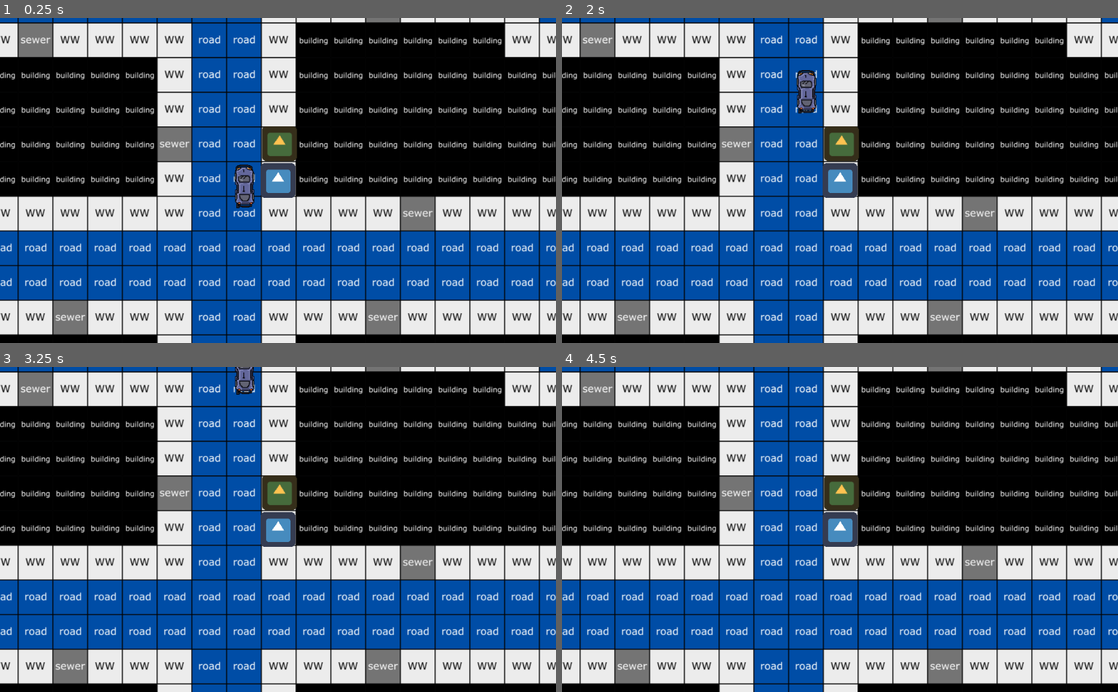
Above: before the commit, frames 1-4 (two rows, left to right).
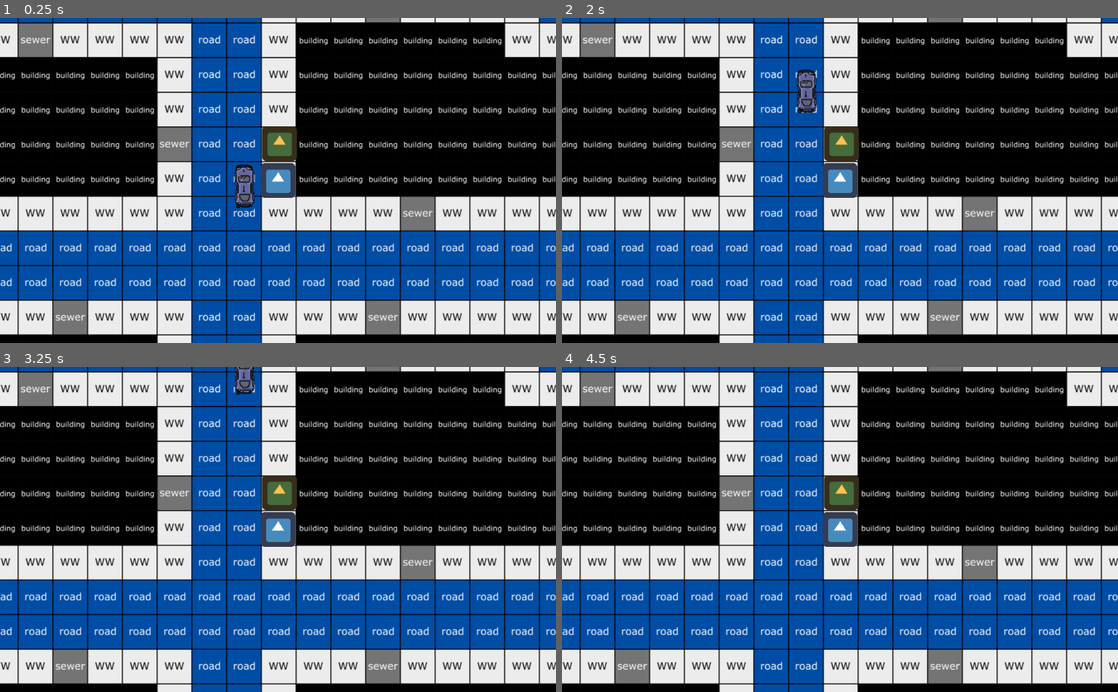
Above: after the commit, the same moments.

Repository: ludum-rlyeh/LD46
Game: Godot game, scene res://Scenes/InGame/Game.tscn
Two runs of this game, one before a commit and one after it. Both use one fixed random seed, a clock stepped at 60 frames per second and the inputs below. This scene is started directly instead of the project's main scene. The engine's default icon, where the game draws it, is replaced by a stand-in: a white triangle on a blue panel in a dark square.
Inputs:
- Up to frame 1 (0.25 s): no input
- Up to frame 2 (2 s): tap Enter at 0.5 s
- Up to frame 3 (3.25 s): no input
- Up to frame 4 (4.5 s): tap Space at 4.25 s

The runs differ from the first frame. In frame 1, less than 0.1% of the frame differs, in the area x 45-46%, y 49-50%; in frame 2, 0.1%, in the area x 42-46%, y 15-30%; in frame 3, less than 0.1%; in frame 4, nothing differs.

Commit message:
Correct bug collision

Diff:
--- a/Scenes/InGame/Elements/Cars/Car.tscn
+++ b/Scenes/InGame/Elements/Cars/Car.tscn
@@ -98,7 +98,7 @@
 [node name="AnimatedSprite" type="AnimatedSprite" parent="Car"]
 position = Vector2( 1.15982, 5.53244 )
 frames = SubResource( 6 )
-frame = 3
+frame = 2
 playing = true
 
 [node name="StateMachine" type="Node" parent="Car"]
@@ -108,6 +108,9 @@
 script = SubResource( 7 )
 
 [node name="CollisionArea" type="Area2D" parent="Car"]
+monitorable = false
+collision_layer = 16
+collision_mask = 0
 
 [node name="CollisionShape2D" type="CollisionShape2D" parent="Car/CollisionArea"]
 shape = SubResource( 8 )
--- a/Scenes/InGame/Elements/Cars/PathTemplate/Cross.tscn
+++ b/Scenes/InGame/Elements/Cars/PathTemplate/Cross.tscn
@@ -35,6 +35,8 @@
 [node name="Trigger" type="Area2D" parent="."]
 scale = Vector2( 3.3, 3.3 )
 monitoring = false
+collision_layer = 0
+collision_mask = 16
 script = SubResource( 2 )
 
 [node name="CollisionShape2D" type="CollisionShape2D" parent="Trigger"]
--- a/Scenes/InGame/Elements/Cars/PathTemplate/TrackPath.tscn
+++ b/Scenes/InGame/Elements/Cars/PathTemplate/TrackPath.tscn
@@ -1,14 +1,13 @@
 [gd_scene load_steps=4 format=2]
 
-[sub_resource type="GDScript" id=4]
+[sub_resource type="GDScript" id=1]
 script/source = "extends Node2D
 
 func get_track_path():
 	return $Paths/PathTrack
 "
 
-[sub_resource type="GDScript" id=1]
-resource_name = "CrossArea"
+[sub_resource type="GDScript" id=2]
 script/source = "extends Area2D
 
 func get_track_path() -> Path2D:
@@ -18,20 +17,22 @@
 	return Enums.TRIGGER_TYPE.CHANGE_TRACK
 "
 
-[sub_resource type="RectangleShape2D" id=2]
+[sub_resource type="RectangleShape2D" id=3]
 extents = Vector2( 2.79376, 0.416122 )
 
 [node name="TrackPath" type="Node2D"]
-script = SubResource( 4 )
+script = SubResource( 1 )
 
 [node name="Trigger" type="Area2D" parent="."]
 rotation = -1.5708
 scale = Vector2( 3.3, 3.3 )
 monitoring = false
-script = SubResource( 1 )
+collision_layer = 0
+collision_mask = 16
+script = SubResource( 2 )
 
 [node name="CollisionShape2D" type="CollisionShape2D" parent="Trigger"]
-shape = SubResource( 2 )
+shape = SubResource( 3 )
 one_way_collision = true
 one_way_collision_margin = 4.7
 
--- a/Scenes/InGame/Levels/TestLevel.tscn
+++ b/Scenes/InGame/Levels/TestLevel.tscn
@@ -91,12 +91,12 @@
 	return Enums.TRIGGER_TYPE.CHANGE_TRACK
 "
 
-[sub_resource type="RectangleShape2D" id=6]
+[sub_resource type="RectangleShape2D" id=5]
 extents = Vector2( 2.79376, 0.416122 )
 
-[sub_resource type="Curve2D" id=3]
+[sub_resource type="Curve2D" id=6]
 _data = {
-"points": PoolVector2Array( 0, 0, 0, 0, -32, -96, 0, 0, 0, 0, -32, -544, 0, 0, 0, 0, 0, -576, -15.7008, -0.203907, 15.7008, …(415 unchanged characters)…
+"points": PoolVector2Array( 0, 0, 0, 0, -32, -96, 0.237827, 15.4588, -0.237827, -15.4588, -32, -544, -31.8689, 0.475654, 31.8689, -0.475654, 0, -576, -15.7008, -0.203907, 15.7008, …(415 unchanged characters)…
 }
 
 [node name="Map0" type="Node2D"]
@@ -115,27 +115,29 @@
 
 [node name="TrackPath" type="Node2D" parent="Tracks"]
 position = Vector2( 320, 416 )
-script = SubResource( 4 )
+script = SubResource( 3 )
 
 [node name="Trigger" type="Area2D" parent="Tracks/TrackPath"]
 rotation = -1.5708
 scale = Vector2( 3.3, 3.3 )
 monitoring = false
-script = SubResource( 5 )
+collision_layer = 0
+collision_mask = 16
+script = SubResource( 4 )
 
 [node name="CollisionShape2D" type="CollisionShape2D" parent="Tracks/TrackPath/Trigger"]
-shape = SubResource( 6 )
+shape = SubResource( 5 )
 one_way_collision = true
 one_way_collision_margin = 4.7
 
 [node name="Paths" type="Node2D" parent="Tracks/TrackPath"]
 
 [node name="PathTrack" type="Path2D" parent="Tracks/TrackPath/Paths"]
-curve = SubResource( 3 )
+curve = SubResource( 6 )
 
 [node name="PathFollow2D" parent="Tracks/TrackPath/Paths/PathTrack" instance=ExtResource( 4 )]
-position = Vector2( -32, -151.747 )
-rotation = -1.5708
+position = Vector2( -31.9722, -151.678 )
+rotation = -1.57033
 offset = 55.7263
 
 [node name="TrackPath2" parent="Tracks" instance=ExtResource( 3 )]
Not shown: 1 places in Scenes/InGame/Levels/TestLevel.tscn that only renumber resources
